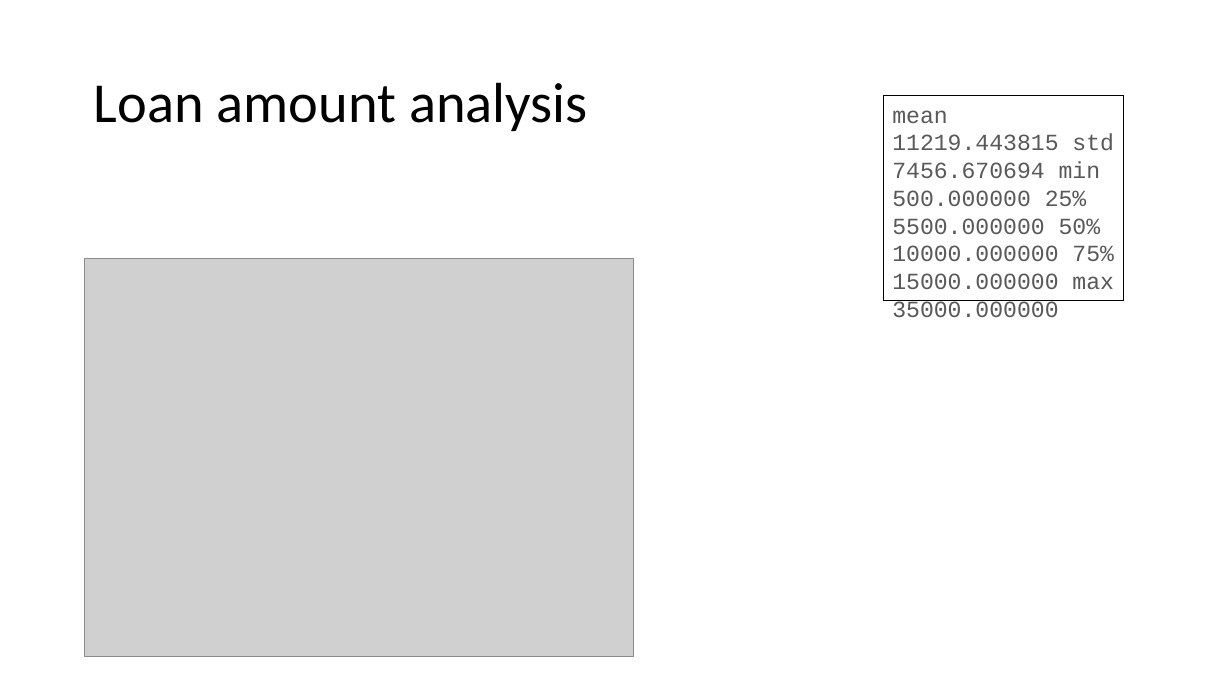
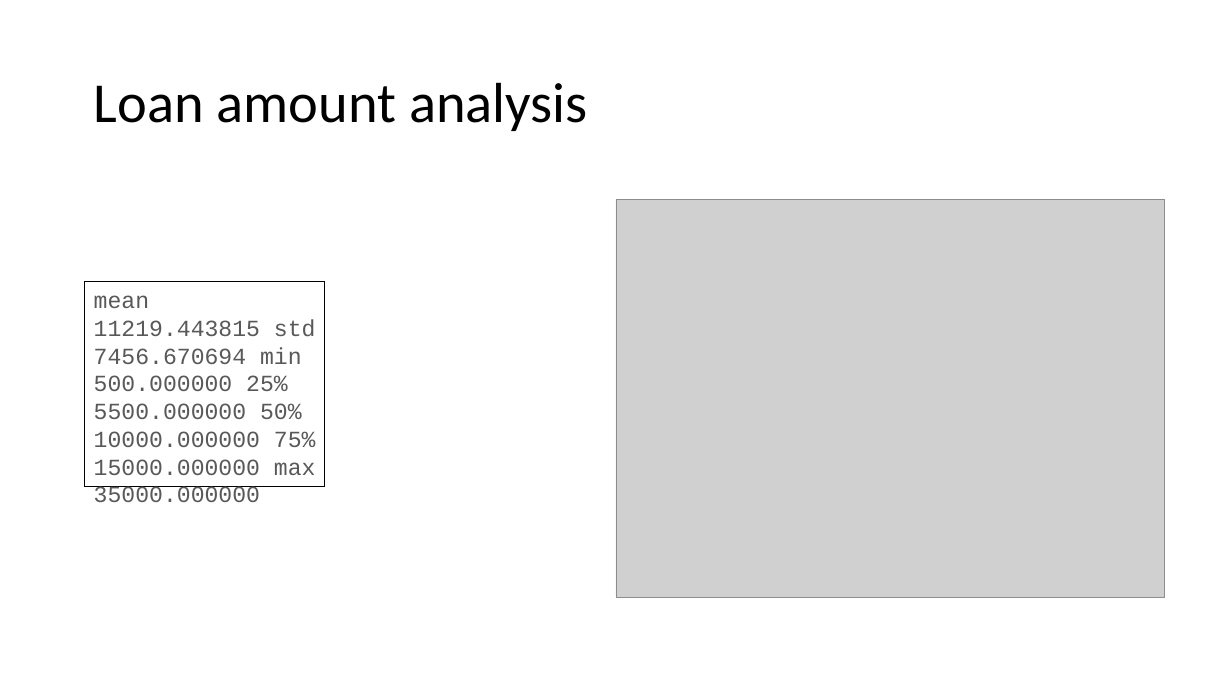
Before and after one commit to maheshh22/LendingClub, a slide deck: slide 5 of LendingCaseStudy.pptx (slide 4 before the commit). Drawn at 1232x693 pixels with LibreOffice and Linux fonts; fonts in the diff are those of the drawing; grey boxes stand for pictures. Boxes give left, top, right and bottom in pixels: in the first picture for what was removed or moved away, otherwise in the second. Text is boxed around its words. In the diff, an @@ line names an element or a change of style, - is before the commit and + after.

Commit message:
Add files via upload
Updated information based on further analysis.
Structured the presentation with problem statement, analysis and final summary.

```diff
--- a/LendingCaseStudy.pptx
+++ b/LendingCaseStudy.pptx
@@ picture: place and size @@
-picture at [85,259,634,656]
+picture at [616,200,1165,597]
@@ rectangle "mean 11219.443815 std 7456.670694 min ...": place and size @@
-rectangle "mean 11219.443815 std 7456.670694 min ..." at [884,95,1124,300]
+rectangle "mean 11219.443815 std 7456.670694 min ..." at [85,281,325,486]
```
Also in this commit, not shown: 5 other slides changed, 8 slides added, 2 slides removed.
